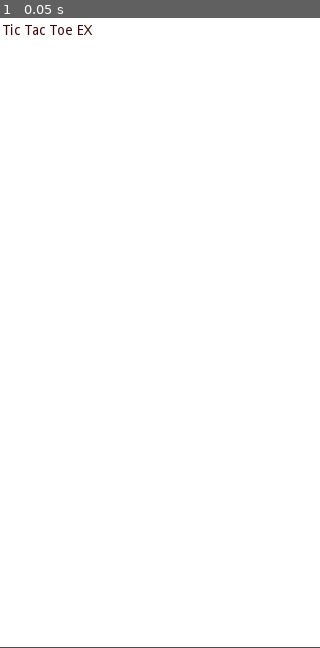
Above: before the commit, frame 1.
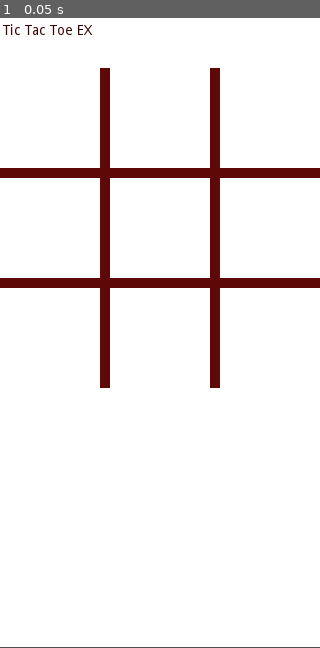
Above: after the commit, the same moment.

Repository: sanijalal/tictactoe-godot
Game: Godot game, scene res://MainScene.tscn
The game is run twice, just before and just after one commit, with the same random seed, the same clock (stepped at 60 frames per second) and the same inputs.
Inputs:
- Up to frame 1 (0.05 s): no input

The runs differ from the first frame. In frame 1, 6.2% of the frame differs, in the area x 0-100%, y 7-59%.

Commit message:
Add play mat.

Diff:
--- a/MainScene.tscn
+++ b/MainScene.tscn
@@ -5,9 +5,10 @@
 [node name="MainScene" type="Node2D"]
 
 [node name="ColorRect" type="ColorRect" parent="."]
-margin_right = 321.0
+margin_right = 320.0
 margin_bottom = 639.0
 __meta__ = {
+"_edit_lock_": true,
 "_edit_use_anchors_": false
 }
 
@@ -22,3 +23,47 @@
 __meta__ = {
 "_edit_use_anchors_": false
 }
+
+[node name="PlayMatNode" type="Node2D" parent="."]
+
+[node name="ColorRect" type="ColorRect" parent="PlayMatNode"]
+margin_left = 100.0
+margin_top = 60.0
+margin_right = 110.0
+margin_bottom = 380.0
+color = Color( 0.376471, 0.0352941, 0.0352941, 1 )
+__meta__ = {
+"_edit_group_": true,
+"_edit_use_anchors_": false
+}
+
+[node name="ColorRect2" type="ColorRect" parent="PlayMatNode"]
+margin_left = 210.0
+margin_top = 60.0
+margin_right = 220.0
+margin_bottom = 380.0
+color = Color( 0.376471, 0.0352941, 0.0352941, 1 )
+__meta__ = {
+"_edit_group_": true,
+"_edit_use_anchors_": false
+}
+
+[node name="ColorRect3" type="ColorRect" parent="PlayMatNode"]
+margin_top = 160.0
+margin_right = 320.0
+margin_bottom = 170.0
+color = Color( 0.376471, 0.0352941, 0.0352941, 1 )
+__meta__ = {
+"_edit_group_": true,
+"_edit_use_anchors_": false
+}
+
+[node name="ColorRect4" type="ColorRect" parent="PlayMatNode"]
+margin_top = 270.0
+margin_right = 320.0
+margin_bottom = 280.0
+color = Color( 0.376471, 0.0352941, 0.0352941, 1 )
+__meta__ = {
+"_edit_group_": true,
+"_edit_use_anchors_": false
+}
